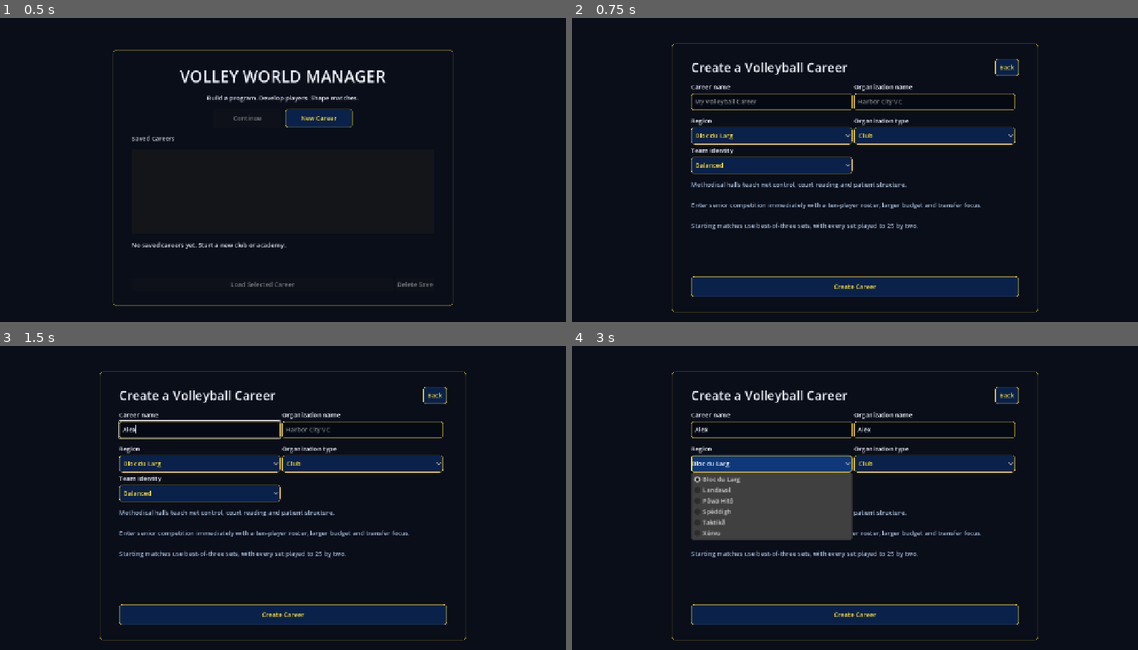
Above: before the commit, frames 1-4 (two rows, left to right).
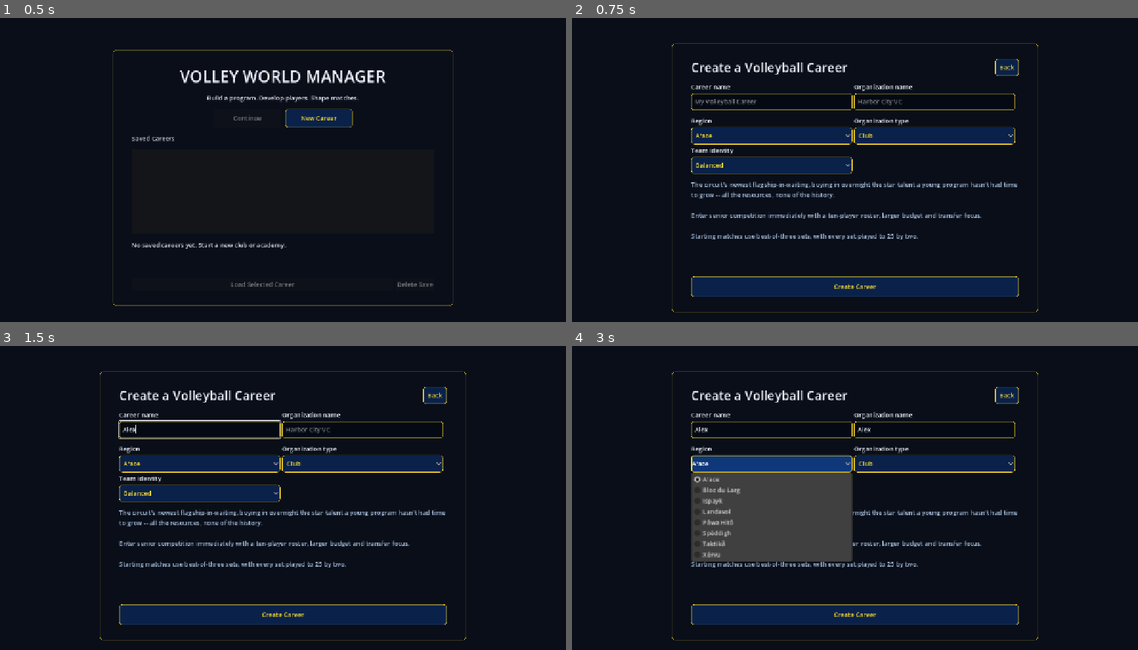
Above: after the commit, the same moments.

Repository: iracarranza/volley-world-manager
Game: Godot game, scene res://scenes/application.tscn
Two runs of this game, one before a commit and one after it. Both use one fixed random seed, a clock stepped at 60 frames per second and the inputs below.
Inputs (mouse positions are in pixels of both pictures, inside the frame that each line leads up to):
- Up to frame 1 (0.5 s): no input
- Up to frame 2 (0.75 s): click "New Career" at 0.5 s
- Up to frame 3 (1.5 s): click (198, 431) at 1.27 s; type "Alex" at 1.35 s
- Up to frame 4 (3 s): click (934, 431) at 1.5 s; type "Alex" at 1.58 s; click "Club" at 2 s; click "Bloc du Larg" (after the commit: "A'ace") at 2.75 s

Frame 1 is identical in both runs. In frame 2, 2.6% of the frame differs, in the area x 21-79%, y 37-73%; in frame 3, 2.6%; in frame 4, 3.5%.

Commit message:
Add Ispayk (fallen flagship) and A'ace (new-money rival) regions
Two more regions, framed as a foil pair rather than standalone
additions:

- Ispayk: once a Sixnet flagship, the birthplace of the set-and-spike,
  now fallen out of contention and competing on craft and reputation
  with a threadbare budget. Owns Setting & Ball Control -- the one
  wheel category no region specialized in before -- plus attack_power
  and shot_variety for the "and spike" half of its identity. Name is
  "Spike" respelled with the epenthetic-i Filipino English speakers
  themselves use affectionately (iskul, istrart), not invented grammar.
  Tagline names the real in-world slang directly: a crushing bomba,
  the hitter who lands one a bomberino.
- A'ace: brand new, threatening to buy its way into the flagship slot
  Ispayk lost. Deliberately gets only three attributes spanning three
  different categories (attack_power, serve_power, block_timing)
  rather than one deep specialty -- assembled star talent across a few
  glamour positions, not an actual developmental tradition, unlike
  every other region's specialty. Name is "Ace" (a single spectacular
  play, matching a program that buys moments rather than builds
  systems) with a light Gulf-Arabic-transliteration flourish.

This also establishes that the Sixnet's six flagship slots are
contested, not fixed -- a necessary retcon-in-advance since a legendary
program falling out of contention and a newcomer buying its way in
only makes sense if flagship status can actually change hands. Doc
updated accordingly, plus the two new regions' rivalry framing and the
existing naming-convention section extended to eight regions.

Also corrected two stale legacy region mappings while touching this
file: "Southeast Asia" and "South America" pointed at Spëddigh (Nordic-
flavored) with no real connection; they now resolve to Ispayk and
Taktikã respectively, which actually match.

Test suite: 492 checks passing, including a new comparative-generation
check that Ispayk leads on setting and A'ace on its glamour attributes,
both over Landavol, mirroring the existing Xérvu/Taktikã check.

Diff:
--- a/scripts/data/regions.gd
+++ b/scripts/data/regions.gd
@@ -14,12 +14,16 @@
 		"physical": 2, "technical": 4, "mental": 1, "names": ["Kofi", "Amara", "Zola", "Kwame", "Aziza", "Tendai", "Njeri", "Baraka"]},
 	"Taktikã": {"tagline": "Tactical schools reward game intelligence, adaptable systems and unpredictable distribution.",
 		"physical": 1, "technical": 1, "mental": 4, "names": ["Inti", "Aylen", "Kuyen", "Amaru", "Wayra", "Nayra", "Chaska", "Illari"]},
+	"Ispayk": {"tagline": "Once a Sixnet flagship, now a proud, cash-strapped program clawing back toward relevance -- birthplace of the set-and-spike, where a crushing bomba can still turn a scrappy hitter into a bomberino overnight.",
+		"physical": 2, "technical": 4, "mental": 2, "names": ["Kiko", "Mika", "Jun", "Rico", "Bea", "Nico", "Liza", "Ana"]},
+	"A'ace": {"tagline": "The circuit's newest flagship-in-waiting, buying in overnight the star talent a young program hasn't had time to grow -- all the resources, none of the history.",
+		"physical": 3, "technical": 2, "mental": 1, "names": ["Omar", "Layla", "Yusuf", "Amal", "Faisal", "Noor", "Rashid", "Huda"]},
 }
 
 const LEGACY_REGIONS := {
-	"East Asia": "Pāwa Hitō", "Southeast Asia": "Spëddigh",
+	"East Asia": "Pāwa Hitō", "Southeast Asia": "Ispayk",
 	"Europe": "Landavol", "North America": "Pāwa Hitō",
-	"South America": "Spëddigh",
+	"South America": "Taktikã",
 }
 
 
--- a/scripts/systems/player_generator.gd
+++ b/scripts/systems/player_generator.gd
@@ -27,18 +27,22 @@
 ## a slightly smaller-than-average profile reinforces that this specialty
 ## isn't won by size. Landavol stays at zero across the board: the one region
 ## with no physical lean at all, matching it now having no attribute
-## specialty either (see REGION_SPECIALTY below).
+## specialty either (see REGION_SPECIALTY below). Ispayk is lean rather than
+## bulky -- craft over size, matching a program built on setting touch and a
+## quick arm rather than raw mass. A'ace leans slightly positive across all
+## three: assembled, well-resourced athletes rather than a developed body
+## type of its own.
 const REGION_HEIGHT_BIAS := {
 	"Pāwa Hitō": 4.0, "Spëddigh": -2.0, "Bloc du Larg": 1.0, "Landavol": 0.0,
-	"Xérvu": 1.0, "Taktikã": -1.0,
+	"Xérvu": 1.0, "Taktikã": -1.0, "Ispayk": 0.0, "A'ace": 1.0,
 }
 const REGION_MASS_BIAS := {
 	"Pāwa Hitō": 5.0, "Spëddigh": -3.0, "Bloc du Larg": 1.0, "Landavol": 0.0,
-	"Xérvu": 0.0, "Taktikã": -1.0,
+	"Xérvu": 0.0, "Taktikã": -1.0, "Ispayk": -1.0, "A'ace": 1.0,
 }
 const REGION_WINGSPAN_BIAS := {
 	"Pāwa Hitō": 3.0, "Spëddigh": -2.0, "Bloc du Larg": 2.0, "Landavol": 0.0,
-	"Xérvu": 2.0, "Taktikã": 0.0,
+	"Xérvu": 2.0, "Taktikã": 0.0, "Ispayk": 1.0, "A'ace": 1.0,
 }
 
 ## Attributes that receive a +8 specialty bonus for players from each region.
@@ -53,6 +57,15 @@
 ##
 ## Landavol has no specialty at all: it is deliberately the generic, no-lean
 ## region, so every attribute develops purely on role and talent there.
+##
+## Ispayk owns Setting & Ball Control -- the one wheel category that no
+## region specialized in before -- plus attack_power and shot_variety for the
+## "and spike" half of its set-and-spike identity. A'ace deliberately gets
+## only three attributes spanning three different categories (attack_power,
+## serve_power, block_timing) rather than one deep specialty: it represents
+## assembled star talent across a few glamour positions bought in with money,
+## not a systemic developmental identity the way every other region's
+## specialty represents an actual local training tradition.
 const REGION_SPECIALTY := {
 	"Pāwa Hitō": ["attack_power", "block_timing", "jump_reach", "explosiveness"],
 	"Spëddigh": ["acceleration", "lateral_speed", "reception_balance", "reception_stability", "dig_control"],
@@ -62,6 +75,9 @@
 		"serve_aggression", "serve_variation"],
 	"Taktikã": ["decision_making", "composure", "tactical_discipline", "improvisation",
 		"adaptability", "unpredictability"],
+	"Ispayk": ["set_accuracy", "set_disguise", "tempo_control", "hand_control",
+		"attack_power", "shot_variety"],
+	"A'ace": ["attack_power", "serve_power", "block_timing"],
 }
 
 ## Secondary role attributes receive a +5 bonus: the supporting skills a role
--- a/tests/test_runner.gd
+++ b/tests/test_runner.gd
@@ -499,13 +499,19 @@
 
 func _test_career_calendar_generation_training_and_saves() -> void:
 	var fictional_regions := REGIONS_SCRIPT.names()
-	_check(fictional_regions.size() == 6 and "Landavol" in fictional_regions \
+	_check(fictional_regions.size() == 8 and "Landavol" in fictional_regions \
 			and "Spëddigh" in fictional_regions and "Pāwa Hitō" in fictional_regions \
 			and "Bloc du Larg" in fictional_regions and "Xérvu" in fictional_regions \
-			and "Taktikã" in fictional_regions,
-		"career creation exposes only the six confirmed fictional regions")
+			and "Taktikã" in fictional_regions and "Ispayk" in fictional_regions \
+			and "A'ace" in fictional_regions,
+		"career creation exposes only the eight confirmed fictional regions")
 	_check(REGIONS_SCRIPT.canonical_name("Europe") == "Landavol",
 		"legacy real-world region saves migrate to a fictional setting")
+	_check(
+		REGIONS_SCRIPT.canonical_name("Southeast Asia") == "Ispayk"
+			and REGIONS_SCRIPT.canonical_name("South America") == "Taktikã",
+		"legacy region labels migrate to the fictional region that actually matches them",
+	)
 	var second_year: Dictionary = CALENDAR_RULES_SCRIPT.state_for_week(49)
 	_check(int(second_year.year) == 2 and int(second_year.week_of_year) == 1,
 		"48-week calendar advances into a second career year")
@@ -5977,6 +5983,42 @@
 			and taktika_tactical / taktika_count > landavol_tactical / landavol_count_2 + 15.0,
 		"attribute generation: Xérvu leads on serving and Taktikã on tactical attributes, both over Landavol",
 	)
+	## 2c. Ispayk specializes in setting (the one category no other region
+	## owned), A'ace spans a few glamour attributes across categories instead
+	## of one deep specialty -- both should still measurably lead Landavol.
+	var ispayk_setting := 0.0
+	var ispayk_count := 0
+	var aace_glamour := 0.0
+	var aace_count := 0
+	var landavol_setting := 0.0
+	var landavol_glamour := 0.0
+	var landavol_count_3 := 0
+	for seed_offset in range(4):
+		var ispayk_roster: Array[VolleyballPlayer] = PLAYER_GENERATOR_SCRIPT.generate_roster(
+			"Ispayk", "Club", 88250 + seed_offset * 1009
+		)
+		for player in ispayk_roster:
+			ispayk_setting += player.set_accuracy + player.set_disguise + player.tempo_control
+			ispayk_count += 1
+		var aace_roster: Array[VolleyballPlayer] = PLAYER_GENERATOR_SCRIPT.generate_roster(
+			"A'ace", "Club", 88250 + seed_offset * 1009
+		)
+		for player in aace_roster:
+			aace_glamour += player.attack_power + player.serve_power + player.block_timing
+			aace_count += 1
+		var land_roster_3: Array[VolleyballPlayer] = PLAYER_GENERATOR_SCRIPT.generate_roster(
+			"Landavol", "Club", 88250 + seed_offset * 1009
+		)
+		for player in land_roster_3:
+			landavol_setting += player.set_accuracy + player.set_disguise + player.tempo_control
+			landavol_glamour += player.attack_power + player.serve_power + player.block_timing
+			landavol_count_3 += 1
+	_check(
+		ispayk_count > 0 and aace_count > 0 and landavol_count_3 > 0
+			and ispayk_setting / ispayk_count > landavol_setting / landavol_count_3 + 15.0
+			and aace_glamour / aace_count > landavol_glamour / landavol_count_3 + 15.0,
+		"attribute generation: Ispayk leads on setting and A'ace on its glamour attributes, both over Landavol",
+	)
 	## 3. Development gap: young academy players have ability_score well below their potential.
 	var young_gap_found := false
 	var academy_roster: Array[VolleyballPlayer] = PLAYER_GENERATOR_SCRIPT.generate_roster(
Not shown, changed: docs/world/STYLE_AND_SETTING.md
